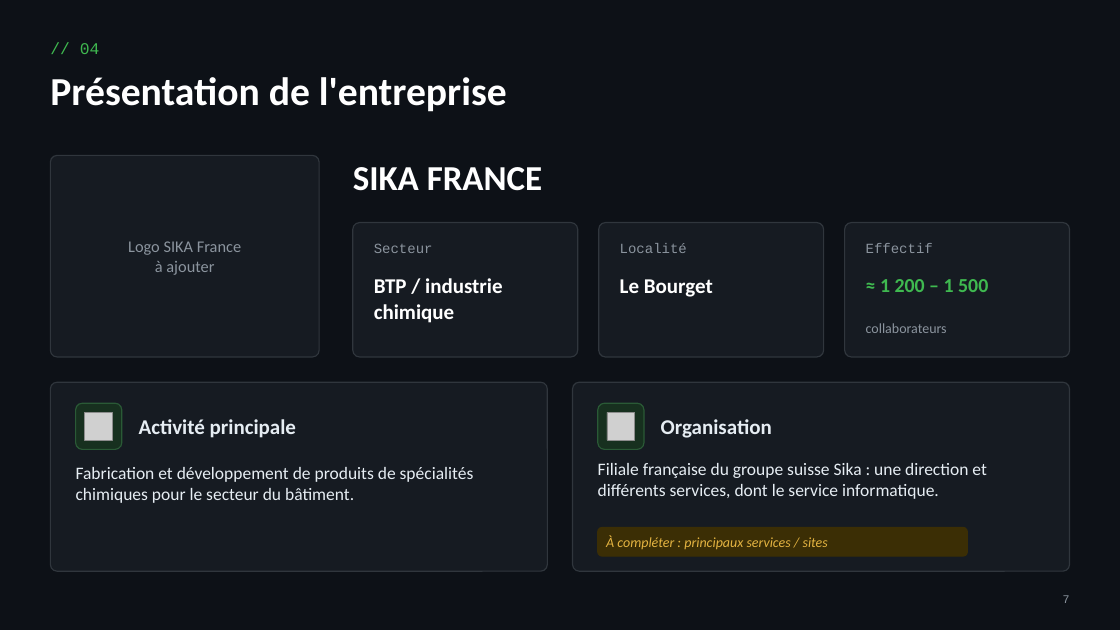
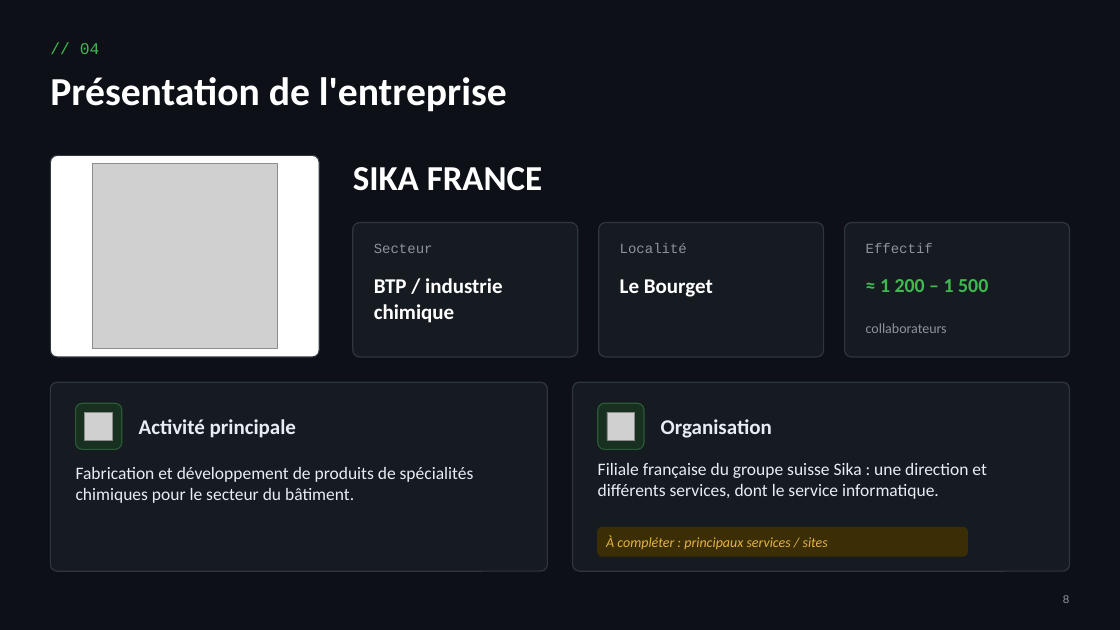
Before and after one commit to Thenoxbob/kyky, a slide deck: slide 8 of presentation/Presentation-BTS-SIO-SISR-Kylian-Grafeille.pptx (slide 7 before the commit). Drawn at 1120x630 pixels with LibreOffice and Linux fonts; fonts in the diff are those of the drawing; grey boxes stand for pictures. Boxes give left, top, right and bottom in pixels: in the first picture for what was removed or moved away, otherwise in the second. Text is boxed around its words. In the diff, an @@ line names an element or a change of style, - is before the commit and + after.

```diff
--- a/presentation/Presentation-BTS-SIO-SISR-Kylian-Grafeille.pptx
+++ b/presentation/Presentation-BTS-SIO-SISR-Kylian-Grafeille.pptx
@@ rounded rectangle at bbox=[50, 155, 319, 357]: fill #161B22 to #FFFFFF @@
@@ picture added at bbox=[92, 164, 277, 349] @@
@@ text removed at bbox=[128, 241, 241, 275] @@
-Logo SIKA France
-à ajouter
@@ text at bbox=[1063, 595, 1070, 603]: text changed @@
-7
+8
```
Also in this commit, not shown: 12 other slides changed, 2 slides added, 6 other files.
